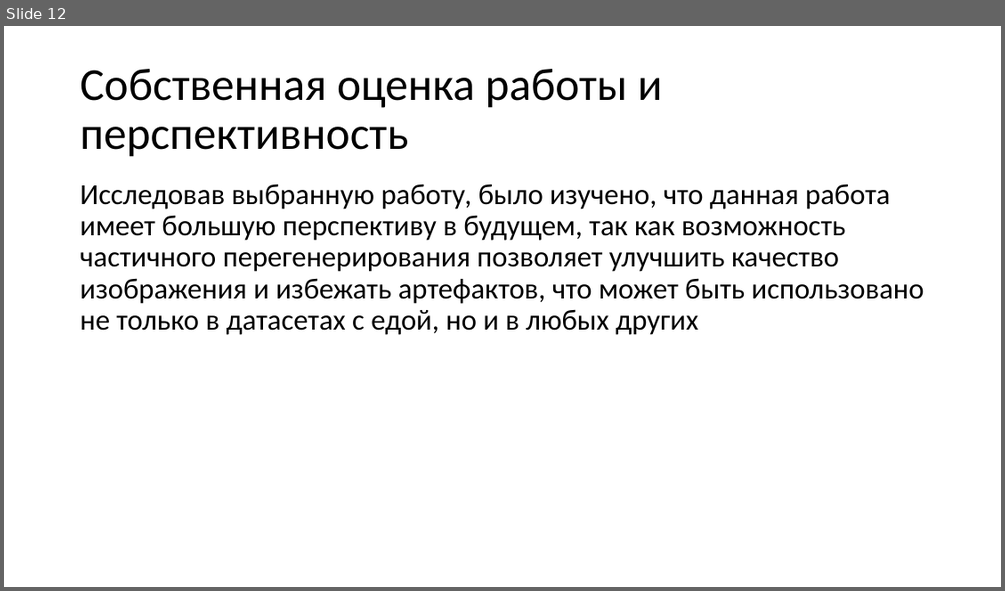
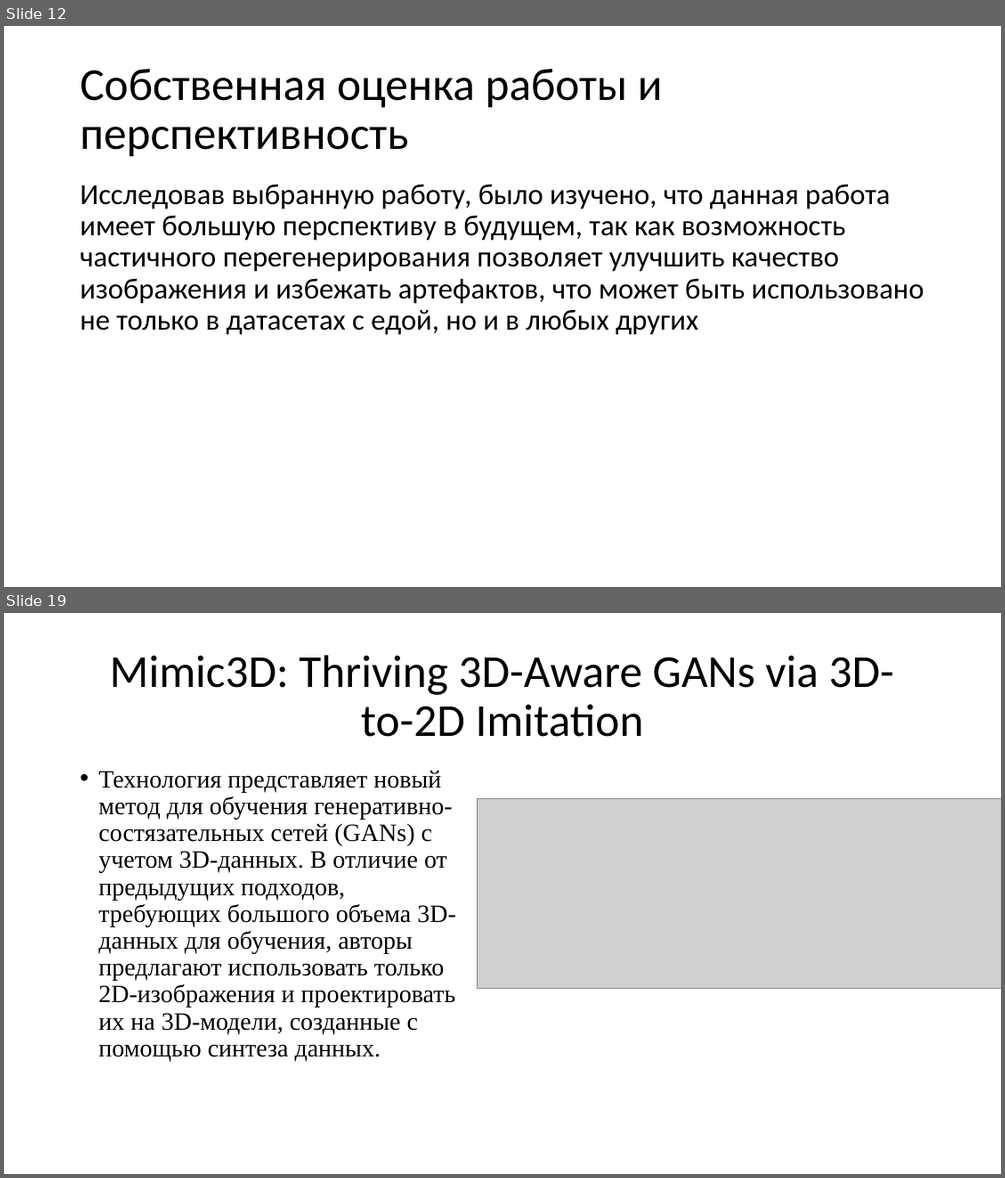
Before and after one commit to katanayka/katanayka, a slide deck: Sozdanie_uslovnogo_obraza_sinteticheskoy_pischi.pptm. Shown one above the other, each under a label of ours: slide 12 before the commit, slides 12 and 19 after it; the slides between them are not shown. The pictures are 1005x591 and 1005x1178 pixels, drawn with LibreOffice and Linux fonts; fonts in the diff are those of the drawing; grey boxes stand for pictures. Boxes give left, top, right and bottom in pixels: in the first picture for what was removed or moved away, otherwise in the second. Text is boxed around its words. In the diff, an @@ line names an element or a change of style, - is before the commit and + after.

```diff
--- a/Sozdanie_uslovnogo_obraza_sinteticheskoy_pischi.pptm
+++ b/Sozdanie_uslovnogo_obraza_sinteticheskoy_pischi.pptm
@@ slide 19 added at [4,613,1001,1174], background #FFFFFF @@
@@ title added at [110,655,894,737], 44 pt, text #000000 @@
+Mimic3D: Thriving 3D-Aware GANs via 3D-to-2D Imitation
@@ text added at [98,770,456,1061], 24 pt, text #000000 @@
+• Технология представляет новый метод для обучения генеративно-состязательных сетей (GANs) с учетом 3D-данных. В отличие от предыдущих подходов, требующих большого объема 3D-данных для обучения, авторы предлагают использовать только 2D-изображения и проектировать их на 3D-модели, созданные с помощью синтеза данных.
@@ picture added at [477,798,1001,988] @@
```
Also in this commit, not shown: 8 other slides added.
